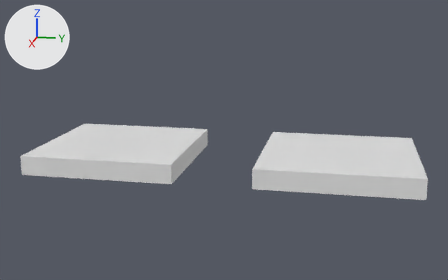
The glTF model prot/prot.glb, before and after one commit.
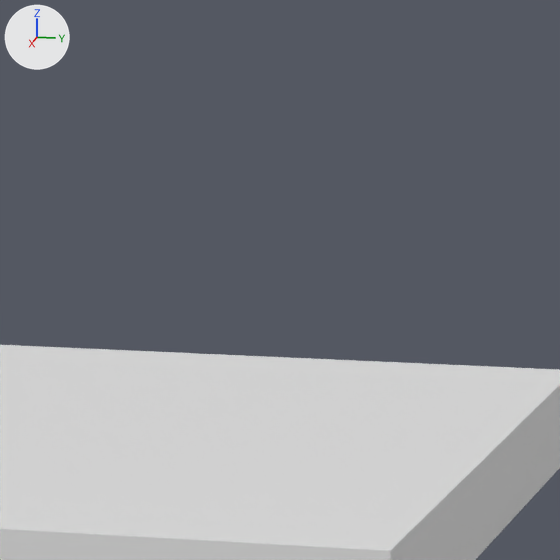
Each version appears first whole from a 50 mm lens placed at (3.208, 0.624, 0.888), pointed at (0.019, -0.014, 0.091), and next in a close-up on the part from 21% to 46% of the width and 20% to 59% of the height. The lights are fixed; the arrows at upper left show +X, +Y and +Z. Where no turn or scale is listed for an object, it has been applied to the vertices.
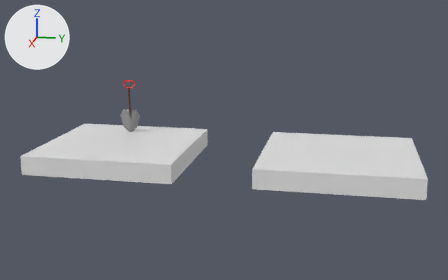
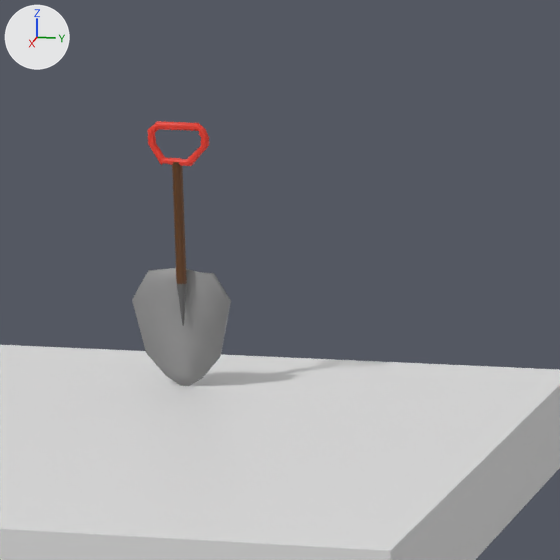
Diff of the bpy script that builds the scene:
```diff
--- a/prot/prot.glb.py
+++ b/prot/prot.glb.py
@@ mat_マテリアル_003 @@
+mat_マテリアル_003 = principled_material('マテリアル.003')
+mat_マテリアル_003.base_color = (0.267, 0.267, 0.267)  # grey #8d8d8d
@@ mat_マテリアル_002 @@
+mat_マテリアル_002 = principled_material('マテリアル.002')
+mat_マテリアル_002.base_color = (0.107, 0.107, 0.107)  # dark grey #5c5c5c
@@ mat_マテリアル @@
+mat_マテリアル = principled_material('マテリアル')
+mat_マテリアル.base_color = (0.8, 0.0366, 0.0177)  # red #e73624
@@ mat_マテリアル_001 @@
+mat_マテリアル_001 = principled_material('マテリアル.001')
+mat_マテリアル_001.base_color = (0.104, 0.035, 0.00299)  # brown #5b350a
@@ me_平面 @@
+me_平面.from_pydata(...)  # 30 vertices, 56 faces; spans x -0.0157..-0.0016, y -0.0598..0.0598, z -0.0683..0.0729
+me_平面.materials.append(mat_マテリアル_003)  # grey #8d8d8d
@@ me_円_002 @@
+me_円_002.from_pydata(...)  # 64 vertices, 64 faces; spans x -0.0059..0.0059, y -0.0059..0.0059, z -0.1934..-0.1429
+me_円_002.materials.append(mat_マテリアル_002)  # dark grey #5c5c5c
@@ me_円_001 @@
+me_円_001.from_pydata(...)  # 352 vertices, 640 faces; spans x -0.0046..0.0046, y -0.0486..0.0251, z -0.0044..0.0469
+me_円_001.materials.append(mat_マテリアル)  # red #e73624
@@ me_円 @@
+me_円.from_pydata(...)  # 96 vertices, 94 faces; spans x -0.006..0.006, y -0.006..0.006, z -0.193..0.0
+me_円.materials.append(mat_マテリアル_001)  # brown #5b350a
@@ ob_平面 @@
+ob_平面 = bpy.data.objects.new('平面', me_平面)
+ob_平面.location = (-0.222, -0.631, 0.118)
@@ ob_円_002 @@
+ob_円_002 = bpy.data.objects.new('円.002', me_円_002)
+ob_円_002.location = (-0.222, -0.628, 0.317)
@@ ob_円_001 @@
+ob_円_001 = bpy.data.objects.new('円.001', me_円_001)
+ob_円_001.location = (-0.222, -0.614, 0.317)
@@ ob_円 @@
+ob_円 = bpy.data.objects.new('円', me_円)
+ob_円.location = (-0.222, -0.628, 0.317)
```

Boxes (x1, y1, x2, y2) around the edits, measured in the close-ups (560 x 560 px):
'平面', added: after (132, 268, 231, 386)
'円', added (brown): after (172, 162, 187, 284)
'円.001', added (red): after (148, 121, 209, 166)
'円.002', added: after (177, 283, 187, 326)
